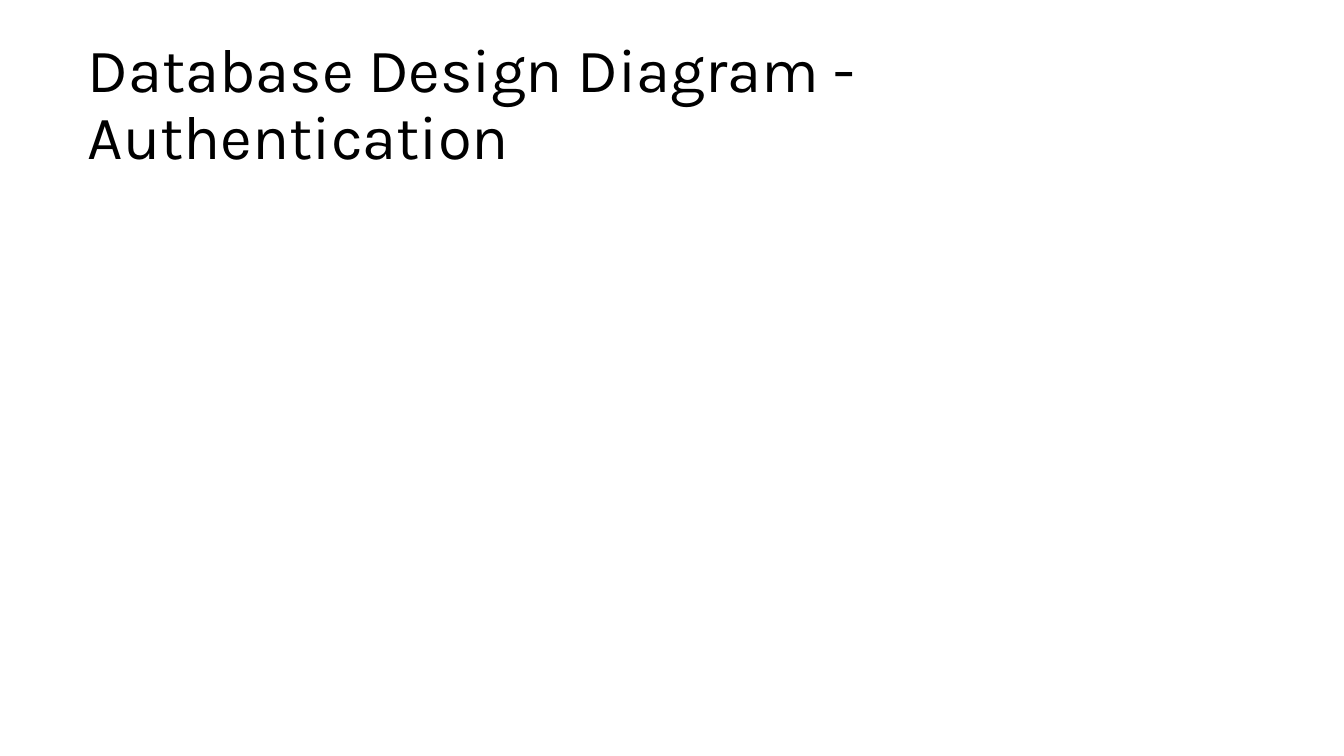
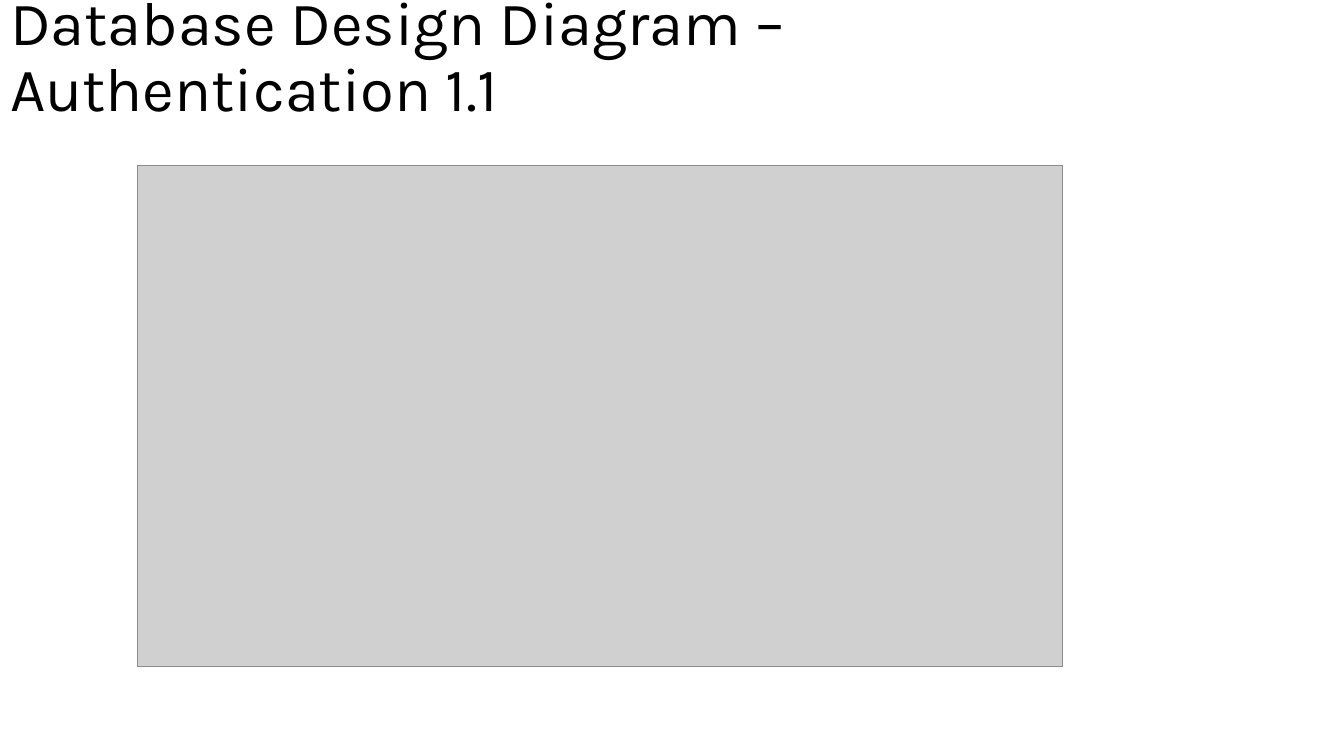
Before and after one commit to LouiGee/finalProjectBackEnd, a slide deck: slide 7 of Architecture Documents.pptx. Drawn at 1344x756 pixels with LibreOffice and Linux fonts; fonts in the diff are those of the drawing; grey boxes stand for pictures. Boxes give left, top, right and bottom in pixels: in the first picture for what was removed or moved away, otherwise in the second. Text is boxed around its words. In the diff, an @@ line names an element or a change of style, - is before the commit and + after.

Commit message:
changes to architecture diagram

```diff
--- a/Architecture Documents.pptx
+++ b/Architecture Documents.pptx
@@ title at bbox=[10, 2, 741, 112]: text changed @@
-Database Design Diagram - Authentication
+Database Design Diagram – Authentication 1.1
@@ picture added at bbox=[137, 165, 1063, 665] @@
```
Also in this commit, not shown: 4 other slides changed, 4 slides added, 1 other file.
